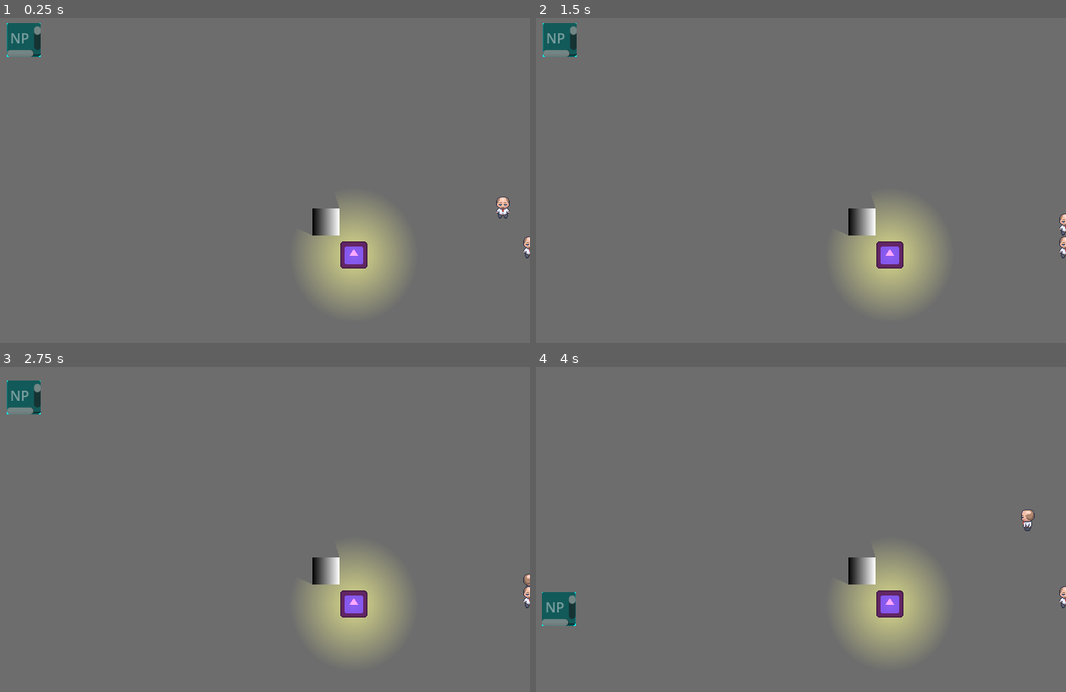
Above: before the commit, frames 1-4 (two rows, left to right).
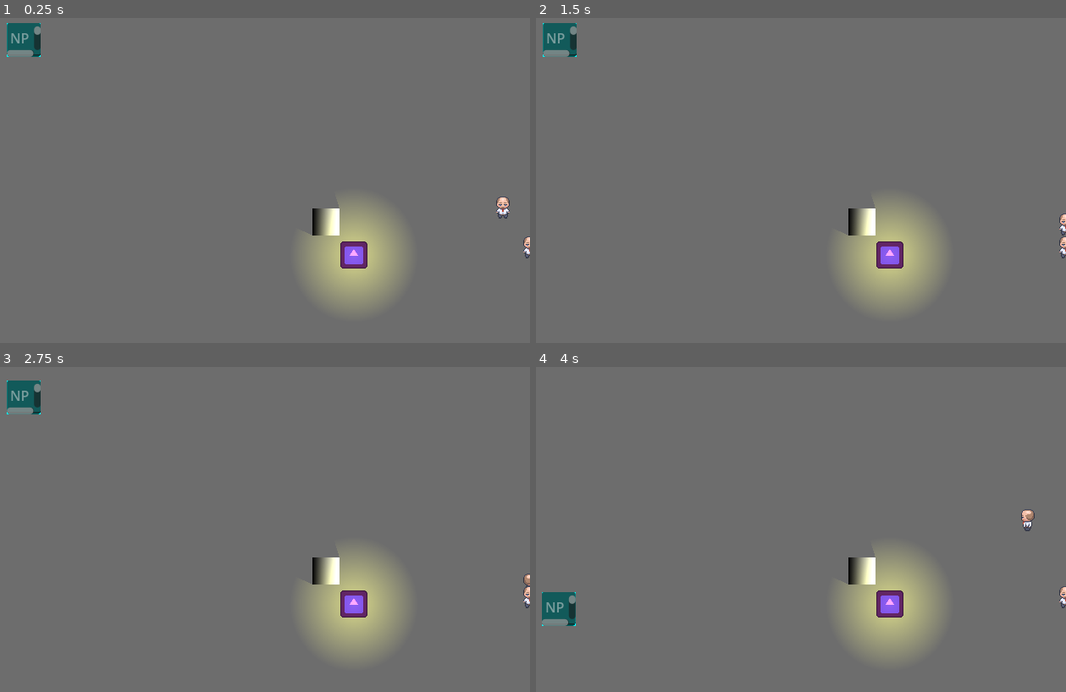
Above: after the commit, the same moments.

Repository: ChrisFlanTheMan/Busy-Work
Game: Godot game, scene res://main.tscn
Two runs of this game, one before a commit and one after it. Both use one fixed random seed, a clock stepped at 60 frames per second and the inputs below. The engine's default icon, where the game draws it, is replaced by a stand-in: a white triangle on a blue panel in a dark square.
Inputs:
- Up to frame 1 (0.25 s): no input
- Up to frame 2 (1.5 s): tap Enter at 0.5, 0.6, 1.35 s; hold D 0.53-1.28 s; tap Space at 1.25 s; hold S from 1.28 s (still down)
- Up to frame 3 (2.75 s): tap Enter at 2, 2.1 s; release S at 2.03 s; hold D from 2.03 s (still down)
- Up to frame 4 (4 s): release D at 2.78 s; hold W 2.78-3.53 s; tap Enter at 2.85, 3.6 s; hold A from 3.53 s (still down)

The runs differ from the first frame. In frame 1, 0.2% of the frame differs, in the area x 60-64%, y 58-67%; in frame 2, 0.2%; in frame 3, 0.2%; in frame 4, 0.2%.

Commit message:
Fix a shadow thing

Diff:
--- a/enemy.tscn
+++ b/enemy.tscn
@@ -21,6 +21,7 @@
 disabled = true
 
 [node name="PointLight2D" type="PointLight2D" parent="."]
+y_sort_enabled = true
 position = Vector2(0, -1.0842e-19)
 scale = Vector2(0.296875, 0.3125)
 color = Color(1, 1, 0.270588, 1)
--- a/main.tscn
+++ b/main.tscn
@@ -12,6 +12,7 @@
 outlines = Array[PackedVector2Array]([PackedVector2Array(1, 4, 1151, 2, 1149, 644, 0, 647)])
 
 [node name="Node2D" type="Node2D"]
+y_sort_enabled = true
 
 [node name="ColorRect" type="ColorRect" parent="."]
 offset_right = 1152.0
--- a/obstacle.tscn
+++ b/obstacle.tscn
@@ -9,6 +9,7 @@
 size = Vector2(32, 32)
 
 [sub_resource type="OccluderPolygon2D" id="OccluderPolygon2D_ntutt"]
+cull_mode = 1
 polygon = PackedVector2Array(-16, -16, -16, 16, 16, 16, 16, -16)
 
 [node name="Obstacle" type="RigidBody2D"]
@@ -21,4 +22,6 @@
 shape = SubResource("RectangleShape2D_n7t0v")
 
 [node name="LightOccluder2D" type="LightOccluder2D" parent="."]
+z_index = -10
+y_sort_enabled = true
 occluder = SubResource("OccluderPolygon2D_ntutt")
--- a/player.tscn
+++ b/player.tscn
@@ -553,6 +553,10 @@
 transitions = ["Start", "Idle", SubResource("AnimationNodeStateMachineTransition_0wqlr"), "Idle", "Walk", SubResource("AnimationNodeStateMachineTransition_wwfhr"), "Walk", "Idle", SubResource("AnimationNodeStateMachineTransition_fojrj")]
 graph_offset = Vector2(145.08, 0)
 
+[sub_resource type="OccluderPolygon2D" id="OccluderPolygon2D_8je2a"]
+cull_mode = 1
+polygon = PackedVector2Array(5, 2, 5, 12, -5, 12, -5, 2)
+
 [node name="Player" type="CharacterBody2D"]
 motion_mode = 1
 script = ExtResource("1_ks18h")
@@ -579,3 +583,8 @@
 parameters/conditions/is_moving = false
 parameters/Idle/blend_position = Vector2(0, 0)
 parameters/Walk/blend_position = Vector2(0, 0)
+
+[node name="LightOccluder2D" type="LightOccluder2D" parent="."]
+z_index = -10
+y_sort_enabled = true
+occluder = SubResource("OccluderPolygon2D_8je2a")
Not shown: 1 places in main.tscn that only renumber resources
Not shown: 1 places in obstacle.tscn that only renumber resources
Not shown: 1 places in player.tscn that only renumber resources
